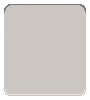
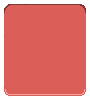
Two versions of the same layered image (90px x 100px). Layer-by-layer changes:
painted on "reflection" over [5, 89, 85, 95]
painted on "box copy" over [4, 4, 86, 13]
painted on "box copy #1" over [3, 4, 87, 96]
